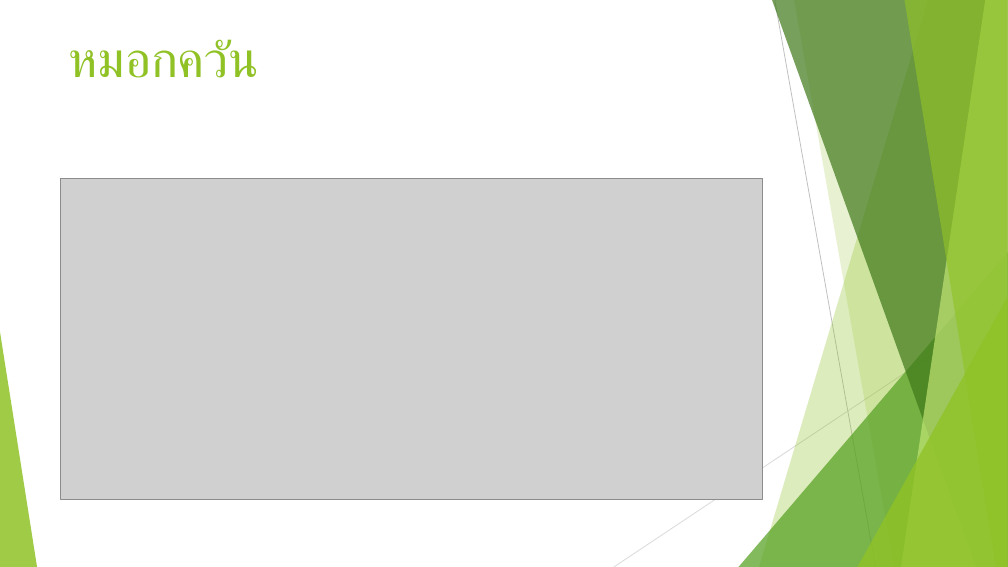
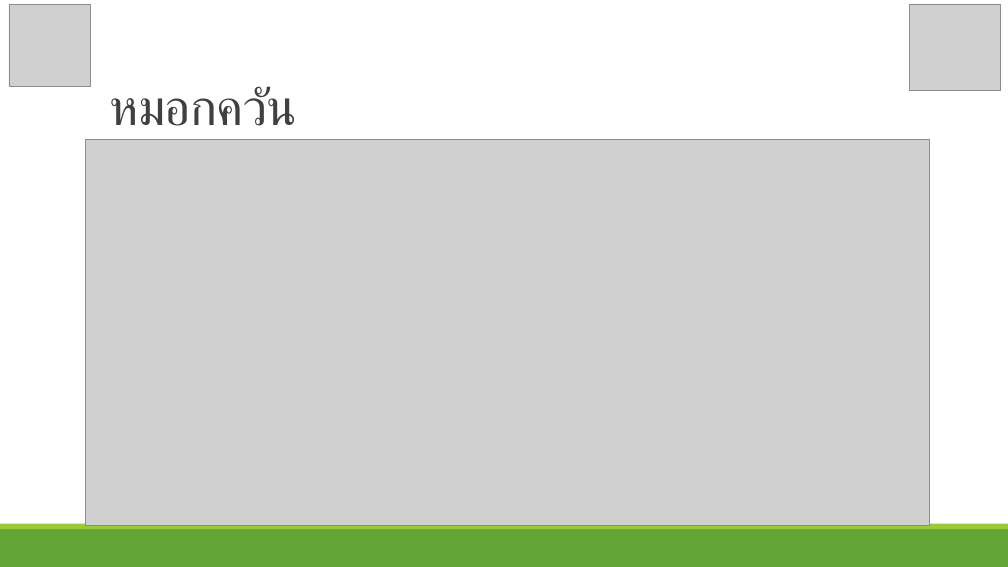
Before and after one commit to joblackpoc/Jobs_SSJ, a slide deck: slide 10 of สสจ.ชุมพร/Region11Policy.pptx (slide 11 before the commit). Drawn at 1008x567 pixels with LibreOffice and Linux fonts; fonts in the diff are those of the drawing; grey boxes stand for pictures. Boxes give left, top, right and bottom in pixels: in the first picture for what was removed or moved away, otherwise in the second. Text is boxed around its words. In the diff, an @@ line names an element or a change of style, - is before the commit and + after.

```diff
--- a/สสจ.ชุมพร/Region11Policy.pptx
+++ b/สสจ.ชุมพร/Region11Policy.pptx
@@ picture added at (9, 5, 91, 86) @@
@@ picture added at (910, 4, 1000, 91) @@
@@ title "หมอกควัน": place and size @@
-title "หมอกควัน" at (69, 39, 260, 78)
+title "หมอกควัน" at (110, 86, 297, 126)
@@ title "หมอกควัน" at (110, 86, 297, 126): font Karla to Calibri, text colour #90C226 to #404040, letter spacing 0 to -0.5 pt; line spacing 1 to 0.85; vertical alignment top to bottom @@
@@ picture: place and size @@
-picture at (60, 178, 763, 499)
+picture at (85, 139, 929, 525)
@@ group removed at (0, 0, 1008, 567): 5 freeform shapes, 3 triangles, 2 lines @@
@@ rectangle added at (0, 529, 1008, 567), fill #63A537 @@
@@ rectangle added at (0, 524, 1008, 529), fill #99CB38 @@
```
Also in this commit, not shown: 8 other slides changed, 1 slide added, 2 slides removed, 2 other files.
